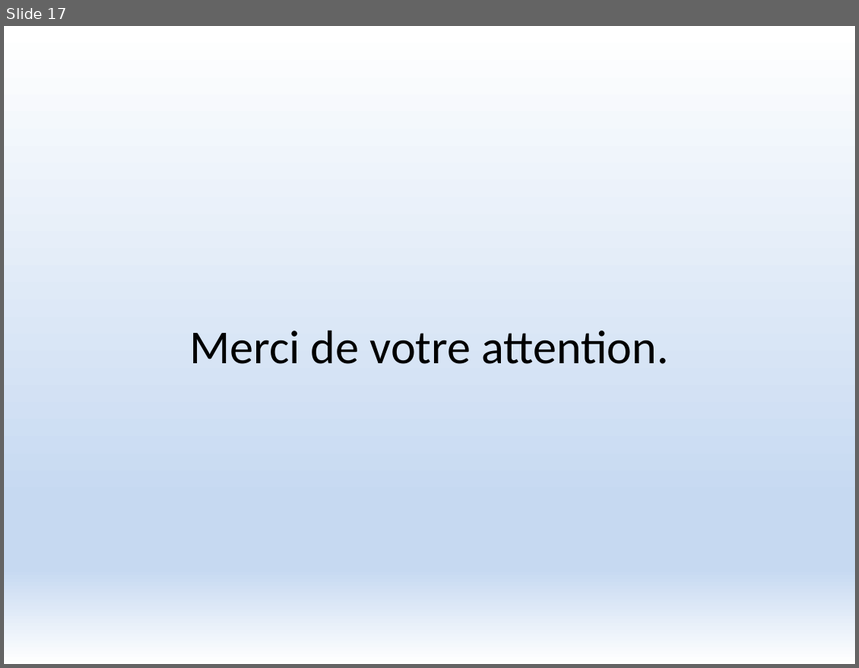
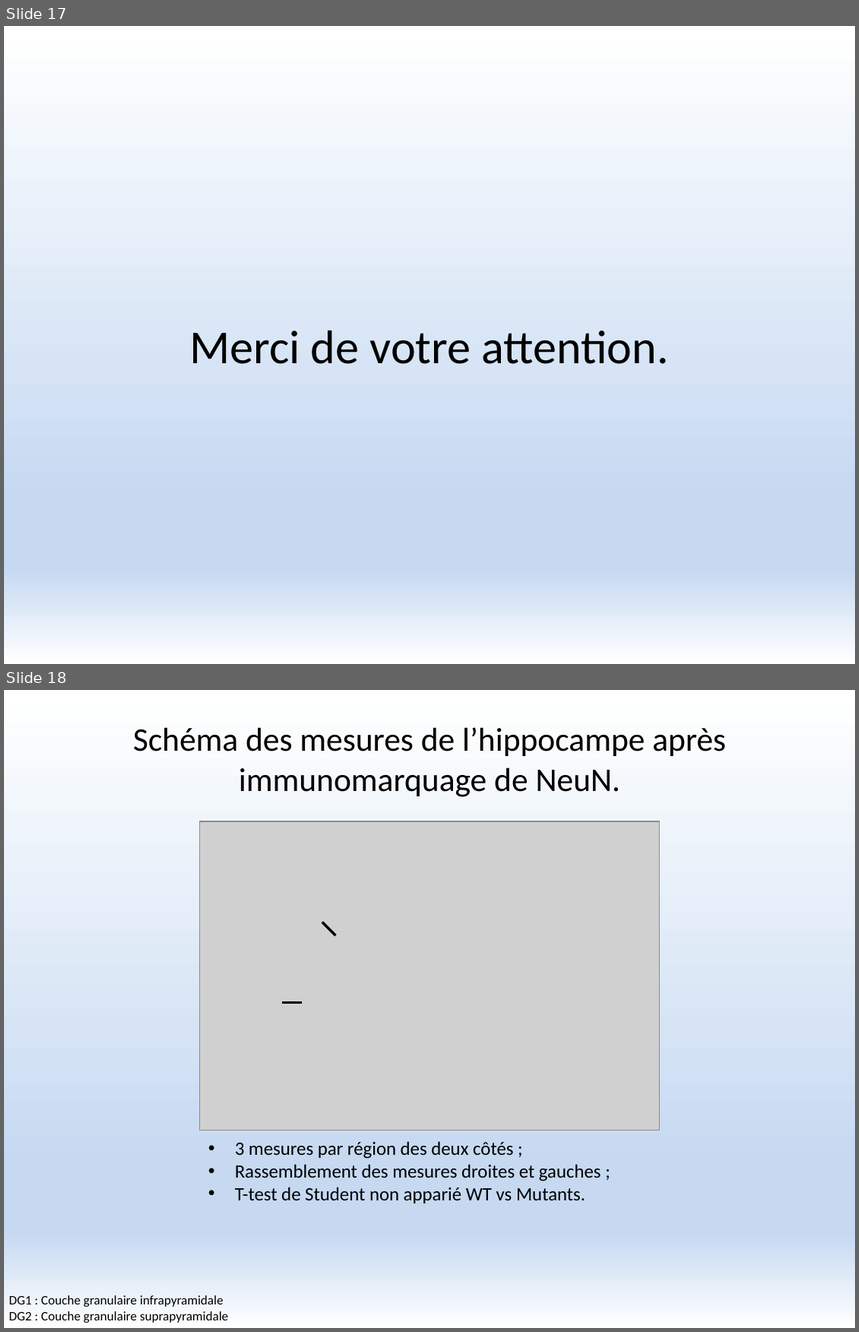
Before and after one commit to FlorentKl/rapport-m2, a slide deck: Présentation Oral.pptx. Shown one above the other, each under a label of ours: slide 17 before the commit, slides 17 and 18 after it. The pictures are 859x668 and 859x1332 pixels, drawn with LibreOffice and Linux fonts; fonts in the diff are those of the drawing; grey boxes stand for pictures. Boxes give left, top, right and bottom in pixels: in the first picture for what was removed or moved away, otherwise in the second. Text is boxed around its words. In the diff, an @@ line names an element or a change of style, - is before the commit and + after.

```diff
--- a/Présentation Oral.pptx
+++ b/Présentation Oral.pptx
@@ slide 18 added at (4, 690, 855, 1328), background gradient #FFFFFF to #C6D9F1 @@
@@ text added at (133, 727, 726, 797), 28 pt, text #000000 @@
+Schéma des mesures de l’hippocampe après immunomarquage de NeuN.
@@ picture added at (200, 822, 659, 1131) @@
@@ line added from (322, 923) to (336, 936), #000000 2.25 pt @@
@@ line added from (282, 1002) to (302, 1002), #000000 2.25 pt @@
@@ text added at (235, 1141, 601, 1204), 16 pt, text #000000 @@
+• 3 mesures par région des deux côtés ;
+• Rassemblement des mesures droites et gauches ;
+• T-test de Student non apparié WT vs Mutants.
@@ text added at (9, 1296, 228, 1323), 11 pt, text #000000 @@
+DG1 : Couche granulaire infrapyramidale
+DG2 : Couche granulaire suprapyramidale
```
Also in this commit, not shown: 1 other file.
